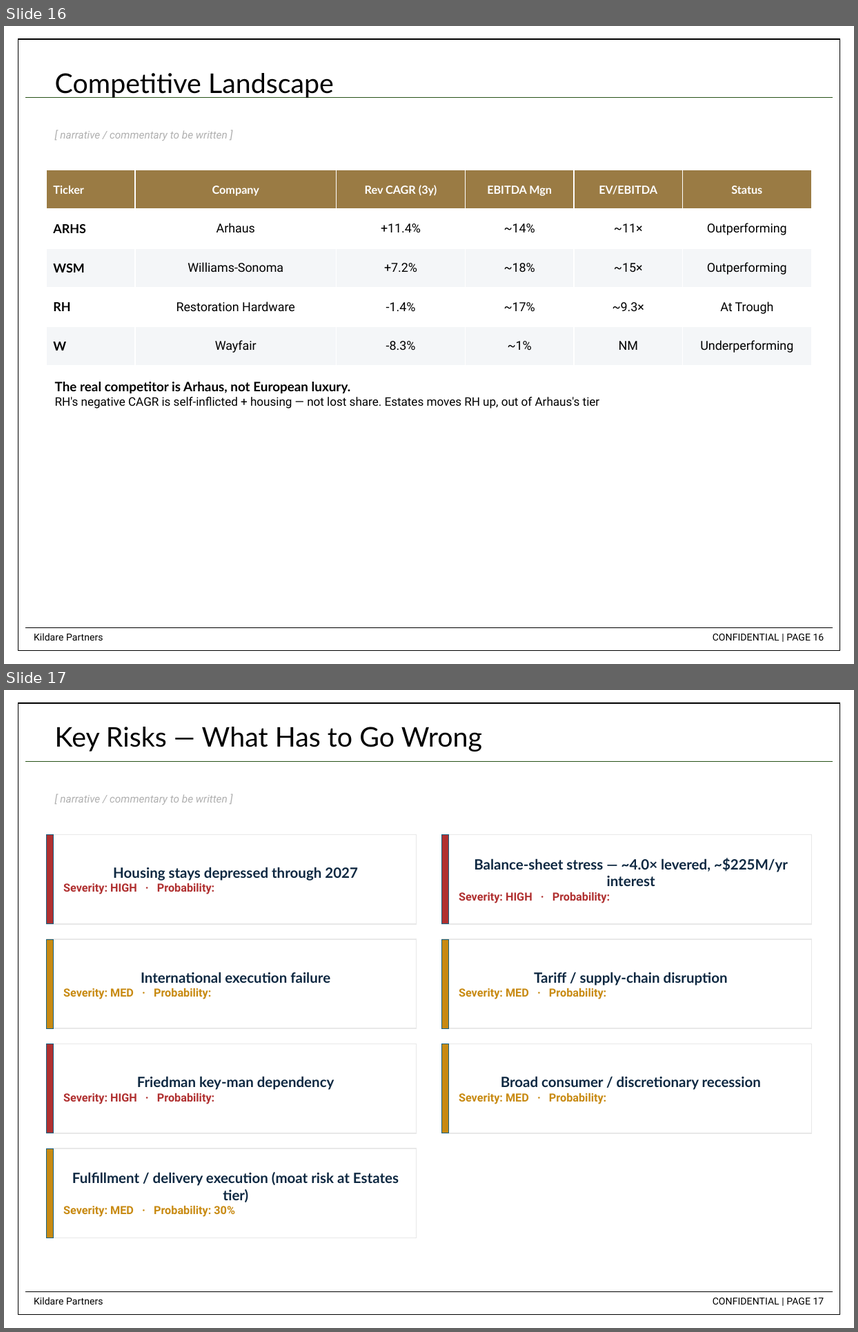
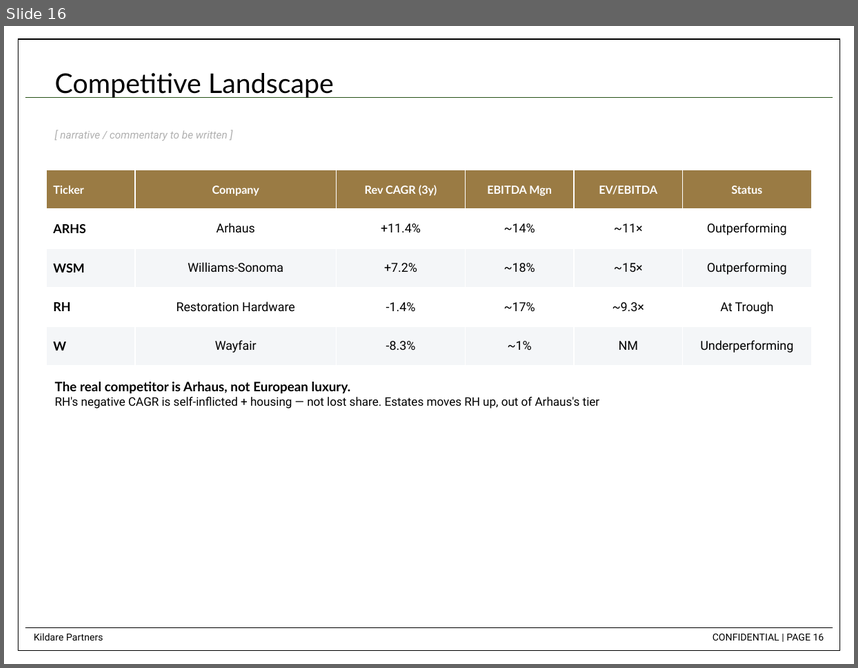
Before and after one commit to dchen88888/Nike-Stock-Pitch, a slide deck: RH_Stock_Pitch_updated.pptx. Shown one above the other, each under a label of ours: slides 16 and 17 before the commit, slide 16 after it. The pictures are 858x1332 and 858x668 pixels, drawn with LibreOffice and Linux fonts; fonts in the diff are those of the drawing. Boxes give left, top, right and bottom in pixels: in the first picture for what was removed or moved away, otherwise in the second. Text is boxed around its words. In the diff, an @@ line names an element or a change of style, - is before the commit and + after.

```diff
--- a/RH_Stock_Pitch_updated.pptx
+++ b/RH_Stock_Pitch_updated.pptx
@@ slide 17 removed at [4, 690, 854, 1328], background gradient #FFFFFF to #D9D9D9; not listed: 5 template elements that a slide beside it also shows @@
@@ text removed at [55, 727, 482, 751] @@
-Key Risks — What Has to Go Wrong
@@ text removed at [60, 794, 228, 805] @@
-[ narrative / commentary to be written ]
@@ rectangle removed at [47, 834, 417, 924] @@
-Housing stays depressed through 2027
-Severity: HIGH · Probability:
@@ rectangle removed at [47, 834, 53, 924] @@
@@ rectangle removed at [441, 834, 811, 924] @@
-Balance-sheet stress — ~4.0× levered, ~$225M/yr interest
-Severity: HIGH · Probability:
@@ rectangle removed at [441, 834, 448, 924] @@
@@ rectangle removed at [47, 939, 417, 1028] @@
-International execution failure
-Severity: MED · Probability:
@@ rectangle removed at [47, 939, 53, 1028] @@
@@ rectangle removed at [441, 939, 811, 1028] @@
-Tariff / supply-chain disruption
-Severity: MED · Probability:
@@ rectangle removed at [441, 939, 448, 1028] @@
@@ rectangle removed at [47, 1044, 417, 1133] @@
-Friedman key-man dependency
-Severity: HIGH · Probability:
@@ rectangle removed at [47, 1044, 53, 1133] @@
@@ rectangle removed at [441, 1044, 811, 1133] @@
-Broad consumer / discretionary recession
-Severity: MED · Probability:
@@ rectangle removed at [441, 1044, 448, 1133] @@
@@ rectangle removed at [47, 1148, 417, 1237] @@
-Fulfillment / delivery execution (moat risk at Estates tier)
-Severity: MED · Probability: 30%
@@ rectangle removed at [47, 1148, 53, 1237] @@
```
Also in this commit, not shown: 1 slide added.
